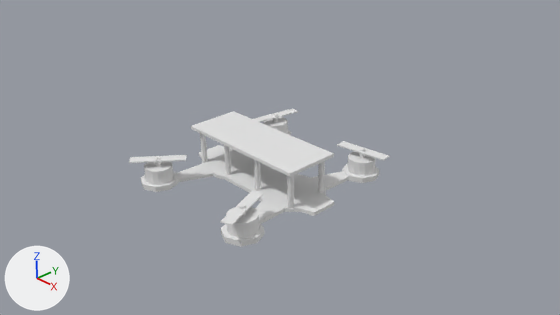
What one commit did to the Blender file data/quad.blend.
Rendered twice from the file's camera 'Camera'. Arrows for +X, +Y and +Z are at lower left; the lights stay in place.
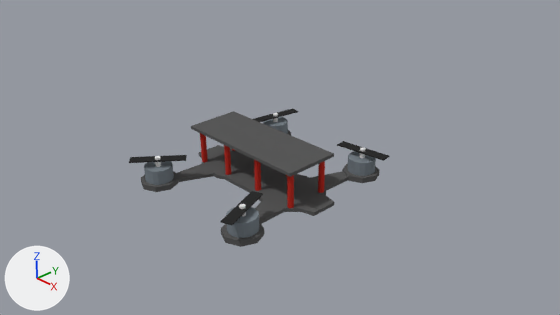
Changed parts and their boxes [x1, y1, x2, y2] in the pictures (560 x 315 px):
'Cube.002', recoloured (white to grey)
    both: [191, 111, 334, 177]
'Cube.001', recoloured
    both: [240, 169, 348, 224]
'Cube.000', recoloured (white to grey)
    both: [176, 145, 274, 188]
'Cylinder.014', recoloured
    both: [226, 207, 259, 238]
'Cylinder.016', recoloured
    both: [144, 161, 174, 185]
'Cylinder.012', recoloured
    both: [348, 151, 376, 176]
'Cube.003', recoloured (white to black)
    both: [220, 191, 263, 225]
'Cylinder.009', recoloured
    both: [221, 221, 265, 247]
'Cube.004', recoloured (white to black)
    both: [129, 155, 187, 163]
'Cylinder.010', recoloured
    both: [141, 171, 179, 192]
'Cube', recoloured (white to black)
    both: [337, 141, 389, 161]
'Cylinder.008', recoloured
    both: [342, 163, 380, 183]
'Cylinder.018', recoloured
    both: [263, 117, 288, 134]
'Cylinder.005', recoloured (grey to red)
    both: [287, 175, 294, 208]
'Cube.005', recoloured (white to black)
    both: [253, 108, 298, 122]
'Cylinder.001', recoloured (grey to red)
    both: [318, 161, 325, 193]
'Cylinder.007', recoloured (grey to red)
    both: [254, 160, 261, 191]
'Cylinder.006', recoloured (grey to red)
    both: [224, 145, 231, 175]
'Cylinder.004', recoloured (grey to red)
    both: [200, 133, 208, 162]
'Cylinder.011', recoloured
    both: [287, 130, 291, 135]

What changed in the scene script:
```text
Change mat_material_002:
    mat_material_002.base_color: (0.8, 0.8, 0.8) -> (0.102, 0.102, 0.102)  # white #e7e7e7 -> dark grey #5a5a5a
Change mat_material_003:
    mat_material_003.base_color: (0.8, 0.8, 0.8) -> (0.102, 0.102, 0.102)  # white #e7e7e7 -> dark grey #5a5a5a
Change me_cube_005:
    where me_cube_005.from_pydata(...)  # 8 vertices, 6 faces; spans x -1.0..1.0, y -1.0..1.0, z -1.0..1.0
    add me_cube_005.materials.append(mat_material_004)  # black #2e2e2e
Change me_cylinder_012:
    where me_cylinder_012.from_pydata(...)  # 34 vertices, 19 faces; spans x -1.0..1.0, y -0.98..1.0, z -1.0..1.0
    add me_cylinder_012.materials.append(mat_material_006)  # grey #788188
Change me_cube_003:
    where me_cube_003.from_pydata(...)  # 8 vertices, 6 faces; spans x -1.0..1.0, y -1.0..1.0, z -1.0..1.0
    add me_cube_003.materials.append(mat_material)  # dark grey #5a5a5a
Change me_cylinder_001:
    where me_cylinder_001.from_pydata(...)  # 64 vertices, 34 faces; spans x -1.0..1.0, y -1.0..1.0, z 11.45..24.34
    add me_cylinder_001.materials.append(mat_material_001)  # red #be2f26
Change me_cylinder_004:
    where me_cylinder_004.from_pydata(...)  # 64 vertices, 34 faces; spans x -1.0..1.0, y -1.0..1.0, z 11.45..24.34
    add me_cylinder_004.materials.append(mat_material_001)  # red #be2f26
Change me_cylinder_005:
    where me_cylinder_005.from_pydata(...)  # 64 vertices, 34 faces; spans x -1.0..1.0, y -1.0..1.0, z 11.45..24.34
    add me_cylinder_005.materials.append(mat_material_001)  # red #be2f26
Change me_cylinder_006:
    where me_cylinder_006.from_pydata(...)  # 64 vertices, 34 faces; spans x -1.0..1.0, y -1.0..1.0, z 11.45..24.34
    add me_cylinder_006.materials.append(mat_material_001)  # red #be2f26
Change me_cylinder_007:
    where me_cylinder_007.from_pydata(...)  # 64 vertices, 34 faces; spans x -1.0..1.0, y -1.0..1.0, z 11.45..24.34
    add me_cylinder_007.materials.append(mat_material_001)  # red #be2f26
Change me_cube_006:
    where me_cube_006.from_pydata(...)  # 8 vertices, 6 faces; spans x -1.0..1.0, y -1.0..1.0, z -1.0..1.0
    add me_cube_006.materials.append(mat_material_004)  # black #2e2e2e
Change me_cylinder_014:
    where me_cylinder_014.from_pydata(...)  # 34 vertices, 19 faces; spans x -1.0..1.0, y -0.98..1.0, z -1.0..1.0
    add me_cylinder_014.materials.append(mat_material_006)  # grey #788188
Change me_cube_007:
    where me_cube_007.from_pydata(...)  # 8 vertices, 6 faces; spans x -1.0..1.0, y -1.0..1.0, z -1.0..1.0
    add me_cube_007.materials.append(mat_material_004)  # black #2e2e2e
Change me_cylinder_016:
    where me_cylinder_016.from_pydata(...)  # 34 vertices, 19 faces; spans x -1.0..1.0, y -0.98..1.0, z -1.0..1.0
    add me_cylinder_016.materials.append(mat_material_006)  # grey #788188
Change me_cube_008:
    where me_cube_008.from_pydata(...)  # 8 vertices, 6 faces; spans x -1.0..1.0, y -1.0..1.0, z -1.0..1.0
    add me_cube_008.materials.append(mat_material_004)  # black #2e2e2e
Change me_cylinder_018:
    where me_cylinder_018.from_pydata(...)  # 34 vertices, 19 faces; spans x -1.0..1.0, y -0.98..1.0, z -1.0..1.0
    add me_cylinder_018.materials.append(mat_material_006)  # grey #788188
```
